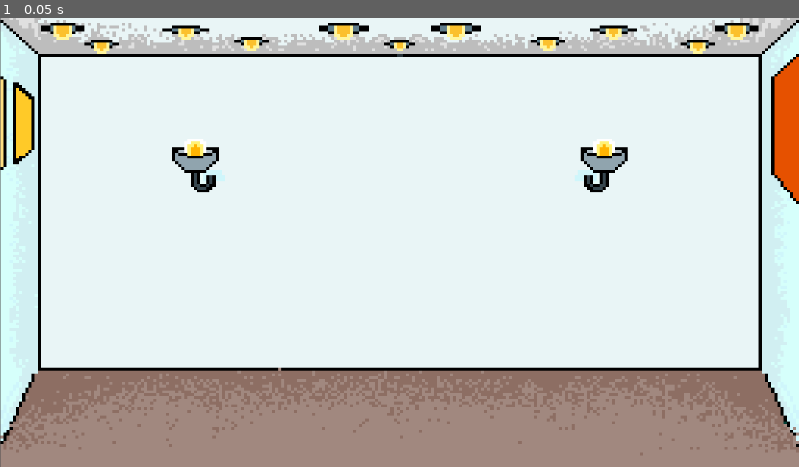
Above: before the commit, frame 1.
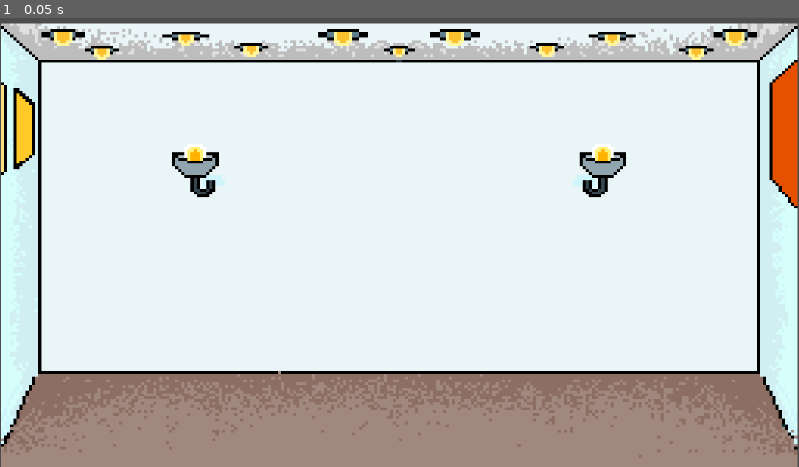
Above: after the commit, the same moment.

Repository: JamesCooks589/IMY300_MG2P2
Game: Godot game, scene res://Scenes/Home/home.tscn
Two runs of this game, one before a commit and one after it. Both use one fixed random seed, a clock stepped at 60 frames per second and the inputs below. The project has no main scene, so this scene is started directly.
Inputs:
- Up to frame 1 (0.05 s): no input

The runs differ from the first frame. In frame 1, 13% of the frame differs, in the area x 0-100%, y 0-100%.

Commit message:
second push

Diff:
--- a/Scenes/Dodging/dodging.tscn
+++ b/Scenes/Dodging/dodging.tscn
@@ -1,3 +1,14 @@
-[gd_scene format=3 uid="uid://cj6qpgkmi7ri4"]
+[gd_scene load_steps=2 format=3 uid="uid://cj6qpgkmi7ri4"]
+
+[ext_resource type="Texture2D" uid="uid://c5c2pmbx1mxi5" path="res://Assets/Dodging/background_stake.png" id="1_rgi0m"]
 
 [node name="dodging" type="Node2D"]
+
+[node name="BackgroundStake" type="Sprite2D" parent="."]
+texture_filter = 1
+position = Vector2(967, 546)
+scale = Vector2(0.753125, 0.421875)
+texture = ExtResource("1_rgi0m")
+
+[node name="Camera2D" type="Camera2D" parent="."]
+position = Vector2(961, 544)
--- a/Scenes/Home/home.tscn
+++ b/Scenes/Home/home.tscn
@@ -1,14 +1,38 @@
-[gd_scene load_steps=2 format=3 uid="uid://cgwfl8ygd8u1b"]
+[gd_scene load_steps=3 format=3 uid="uid://cgwfl8ygd8u1b"]
 
 [ext_resource type="Texture2D" uid="uid://bm815fyfj5big" path="res://Assets/Home/room.png" id="1_m4mgf"]
+
+[sub_resource type="SpriteFrames" id="SpriteFrames_2kugn"]
+animations = [{
+"frames": [],
+"loop": true,
+"name": &"bad",
+"speed": 5.0
+}, {
+"frames": [],
+"loop": true,
+"name": &"good",
+"speed": 5.0
+}, {
+"frames": [],
+"loop": true,
+"name": &"normal",
+"speed": 5.0
+}]
 
 [node name="Home" type="Node2D"]
 
 [node name="Room" type="Sprite2D" parent="."]
 texture_filter = 1
-position = Vector2(1281, 801)
+position = Vector2(958, 540.5)
+scale = Vector2(0.747656, 0.674375)
 texture = ExtResource("1_m4mgf")
 
 [node name="Camera2D" type="Camera2D" parent="."]
-position = Vector2(1280, 798)
-zoom = Vector2(0.75, 0.68)
+position = Vector2(959, 528)
+
+[node name="AnimatedSprite2D" type="AnimatedSprite2D" parent="."]
+texture_filter = 1
+sprite_frames = SubResource("SpriteFrames_2kugn")
+animation = &"bad"
+autoplay = "normal"
--- a/Scenes/Idle/idle.tscn
+++ b/Scenes/Idle/idle.tscn
@@ -1,3 +1,14 @@
-[gd_scene format=3 uid="uid://wss8c7utmsi1"]
+[gd_scene load_steps=2 format=3 uid="uid://wss8c7utmsi1"]
+
+[ext_resource type="Texture2D" uid="uid://dpc77iobnh77m" path="res://Assets/Idle/background_road.png" id="1_xjlyf"]
 
 [node name="idle" type="Node2D"]
+position = Vector2(795, 1020)
+
+[node name="BackgroundRoad" type="Sprite2D" parent="."]
+position = Vector2(159.5, -474)
+scale = Vector2(0.744141, 0.425781)
+texture = ExtResource("1_xjlyf")
+
+[node name="Camera2D" type="Camera2D" parent="."]
+position = Vector2(165, -480)
